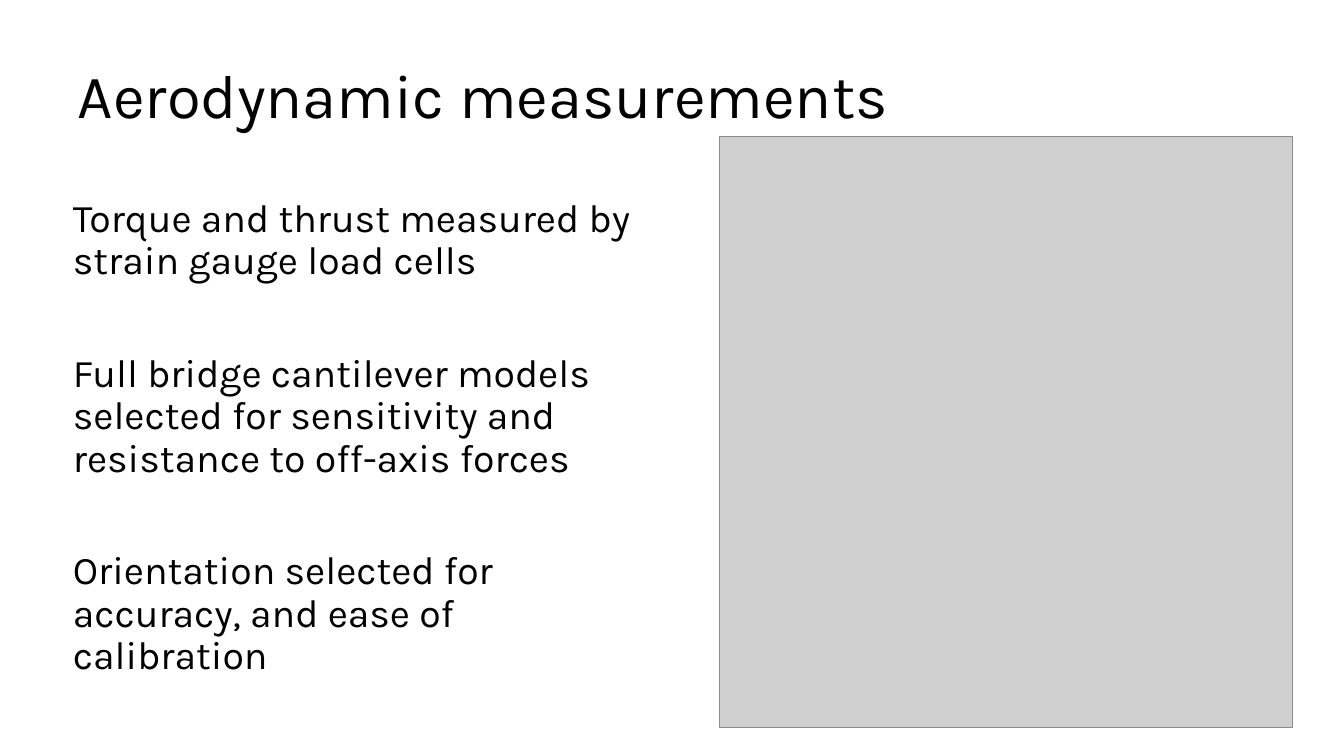
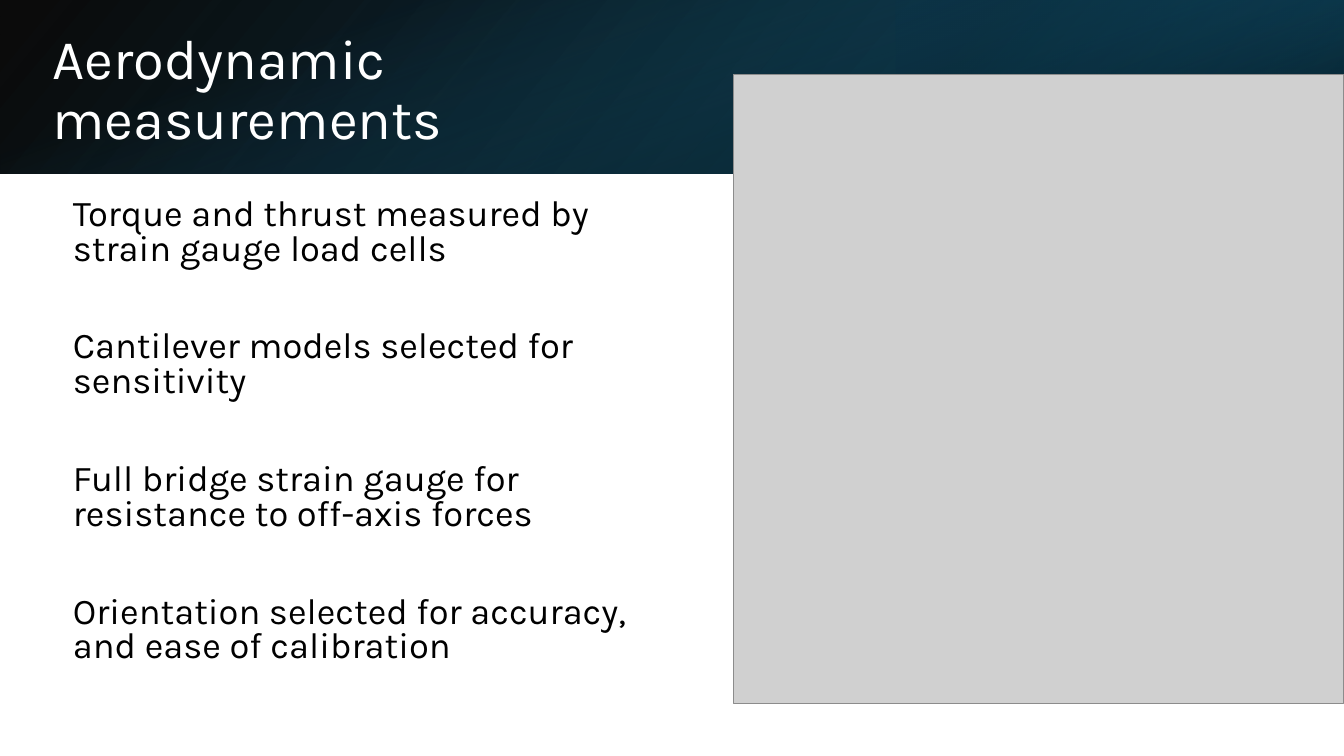
Before and after one commit to lpender3672/propeller-acoustics, a slide deck: slide 10 of deliverables/michaelmas_presentation.pptx (slide 8 before the commit). Drawn at 1344x756 pixels with LibreOffice and Linux fonts; fonts in the diff are those of the drawing; grey boxes stand for pictures. Boxes give left, top, right and bottom in pixels: in the first picture for what was removed or moved away, otherwise in the second. Text is boxed around its words. In the diff, an @@ line names an element or a change of style, - is before the commit and + after.

```diff
--- a/deliverables/michaelmas_presentation.pptx
+++ b/deliverables/michaelmas_presentation.pptx
@@ rectangle added at (x1=0, y1=0, x2=1344, y2=173), fill gradient #000000 to #104862 @@
@@ rectangle added at (x1=0, y1=1, x2=1343, y2=174), fill gradient #156082 to #000000 @@
@@ text "Aerodynamic measurements" moved from (x1=78, y1=75, x2=887, y2=133) to (x1=53, y1=40, x2=442, y2=140) @@
@@ text "Aerodynamic measurements" at (x1=53, y1=40, x2=442, y2=140): size 44 to 40 pt, text colour #000000 to #FFFFFF @@
@@ rectangle added at (x1=896, y1=0, x2=1344, y2=173), fill gradient #0B3041 to #156082 @@
@@ picture resized from (x1=720, y1=136, x2=1294, y2=727) to (x1=734, y1=75, x2=1344, y2=704) @@
@@ text at (x1=73, y1=201, x2=626, y2=659): size 28 to 25.9 pt in "Torque and thrust measured by strain gauge ...", "Orientation selected for accuracy, and ease of ..."; line spacing 0.9 to 0.8 @@
@@ text at (x1=73, y1=333, x2=573, y2=527): text changed; size 28 to 25.9 pt @@
-Full bridge cantilever models selected for sensitivity and resistance to off-axis forces
+Cantilever models selected for sensitivity
+Full bridge strain gauge for resistance to off-axis forces
```
Also in this commit, not shown: 6 other slides changed, 6 slides added, 5 slides removed, 2 other files.
